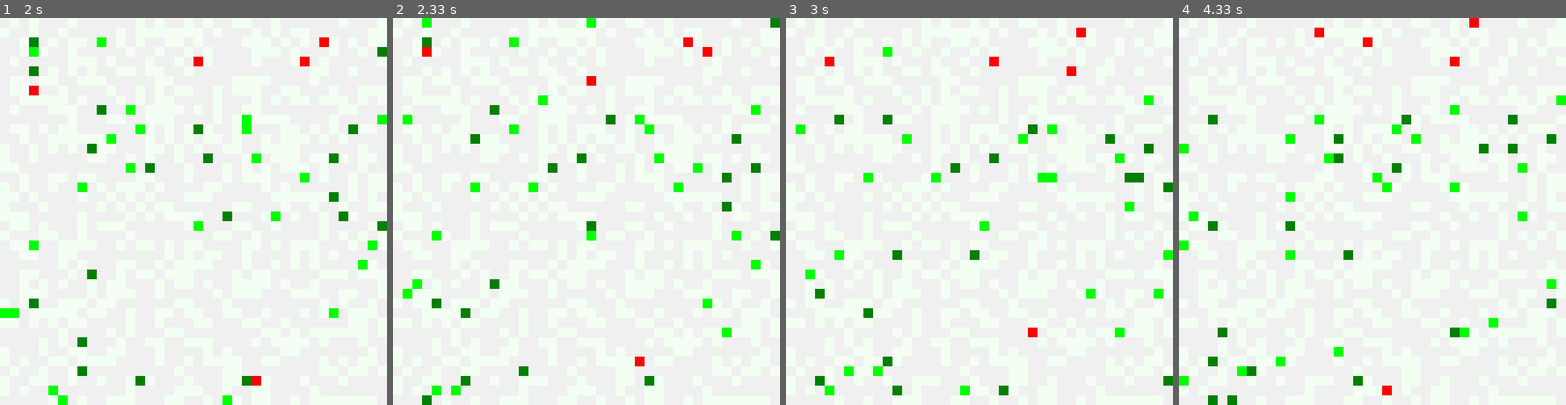
Above: before the commit, frames 1-4 (left to right).
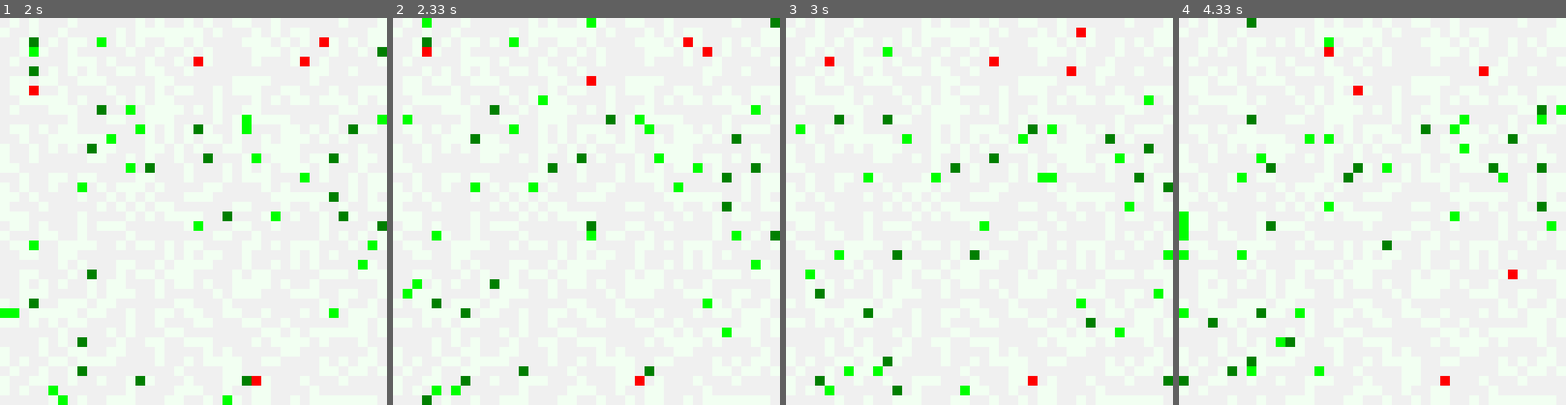
Above: after the commit, the same moments.

Repository: snisarg/263C
Game: pygame game, started from game.py
The game is run twice, just before and just after one commit, with the same random seed, the same clock (stepped at 60 frames per second) and the same inputs. The source is Python 2; it was converted automatically to run under Python 3.
Inputs:
- Up to frame 1 (2 s): no input
- Up to frame 2 (2.33 s): no input
- Up to frame 3 (3 s): no input
- Up to frame 4 (4.33 s): no input

Frame 1 is identical in both runs. In frame 2, 0.2% of the frame differs, in the area x 62-68%, y 87-95%; in frame 3, 0.4%; in frame 4, 6.0%, in the area x 0-100%, y 0-100%.

Commit message:
Changed - Onwait, do nothing

Diff:
--- a/animat.py
+++ b/animat.py
@@ -190,10 +190,6 @@
 
         # If predator has lost to the hard prey, make him move randomly until wait_time = 0
         if self.wait_time > 0:
-            coord = random_walk()
-            while grid.singleton_grid.is_obstacle(coord):
-                coord = random_walk()
-            grid.singleton_world.move_animat(self, coord)
             return
 
         anim = self.__closest_animat()
